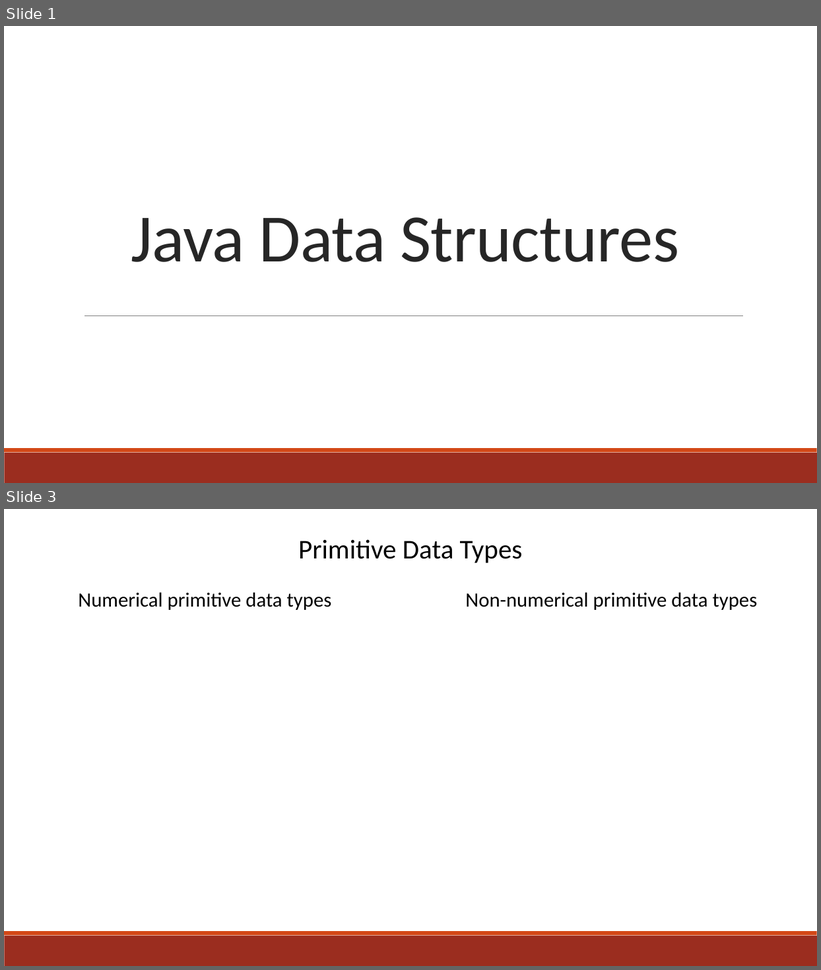
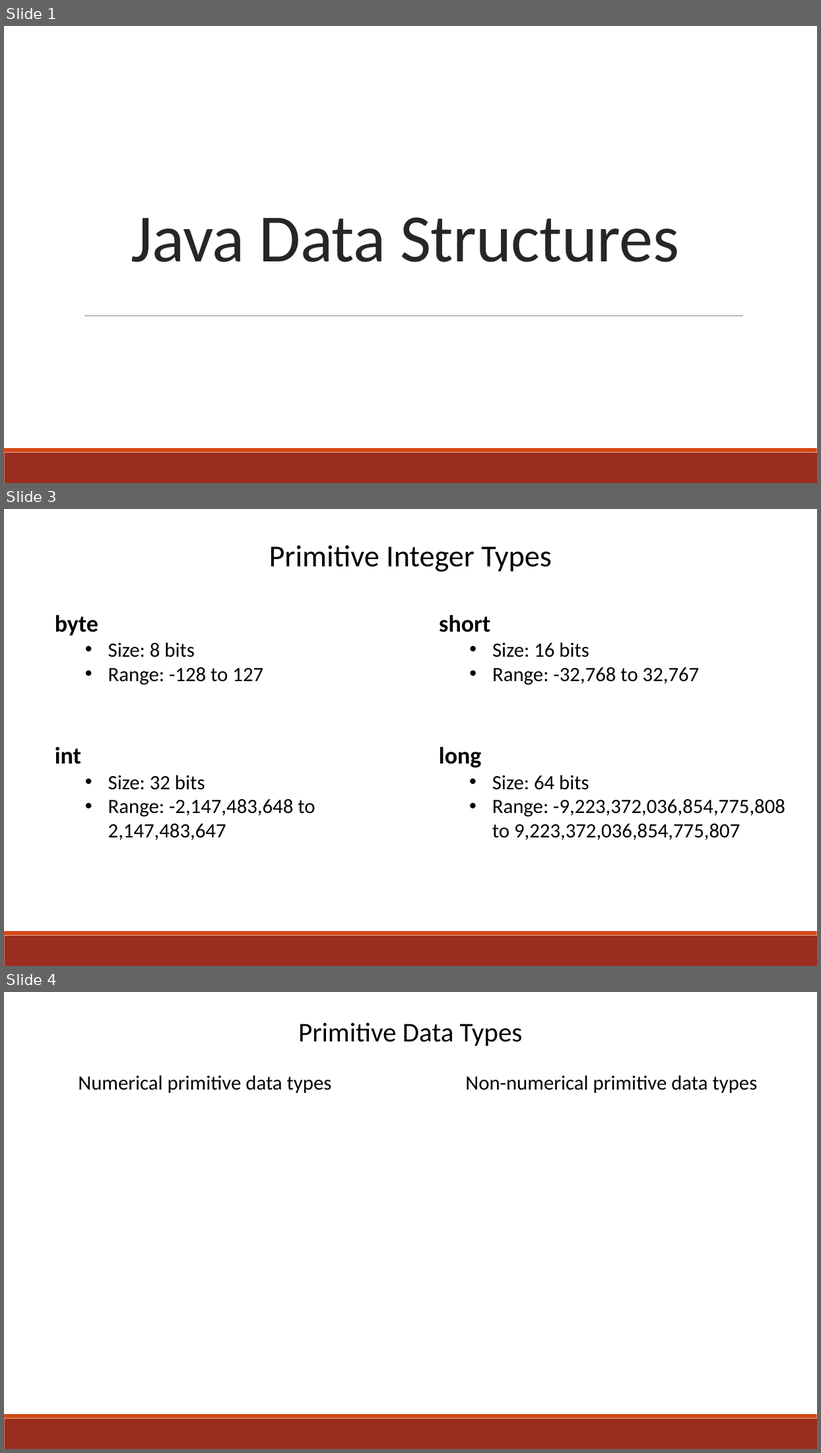
Before and after one commit to Ramin2005/Java-Advanced-Programming, a slide deck: Data Structures/Data Structures.PPTX. Shown one above the other, each under a label of ours: slides 1 and 3 before the commit, slides 1, 3 and 4 after it; the slides between them are not shown. The pictures are 821x970 and 821x1453 pixels, drawn with LibreOffice and Linux fonts; fonts in the diff are those of the drawing. Boxes give left, top, right and bottom in pixels: in the first picture for what was removed or moved away, otherwise in the second. Text is boxed around its words. In the diff, an @@ line names an element or a change of style, - is before the commit and + after.

```diff
--- a/Data Structures/Data Structures.PPTX
+++ b/Data Structures/Data Structures.PPTX
@@ slide 3 added at <box>4,509,817,966</box>, background #FFFFFF; not listed: 2 template elements that a slide beside it also shows @@
@@ text added at <box>269,545,552,572</box>, 36 pt, text #000000 @@
+Primitive Integer Types
@@ text added at <box>55,615,263,685</box>, 24 pt, text #000000 @@
+byte
+  • Size: 8 bits
+  • Range: -128 to 127
@@ text added at <box>439,615,700,685</box>, 24 pt, text #000000 @@
+short
+  • Size: 16 bits
+  • Range: -32,768 to 32,767
@@ text added at <box>55,747,315,840</box>, 24 pt, text #000000 @@
+int
+  • Size: 32 bits
+  • Range: -2,147,483,648 to 2,147,483,647
@@ text added at <box>439,747,785,840</box>, 24 pt, text #000000 @@
+long
+  • Size: 64 bits
+  • Range: -9,223,372,036,854,775,808 to 9,223,372,036,854,775,807
@@ what was slide 3 is now slide 4 @@
```
Also in this commit, not shown: 1 slide changed, 3 other files.
